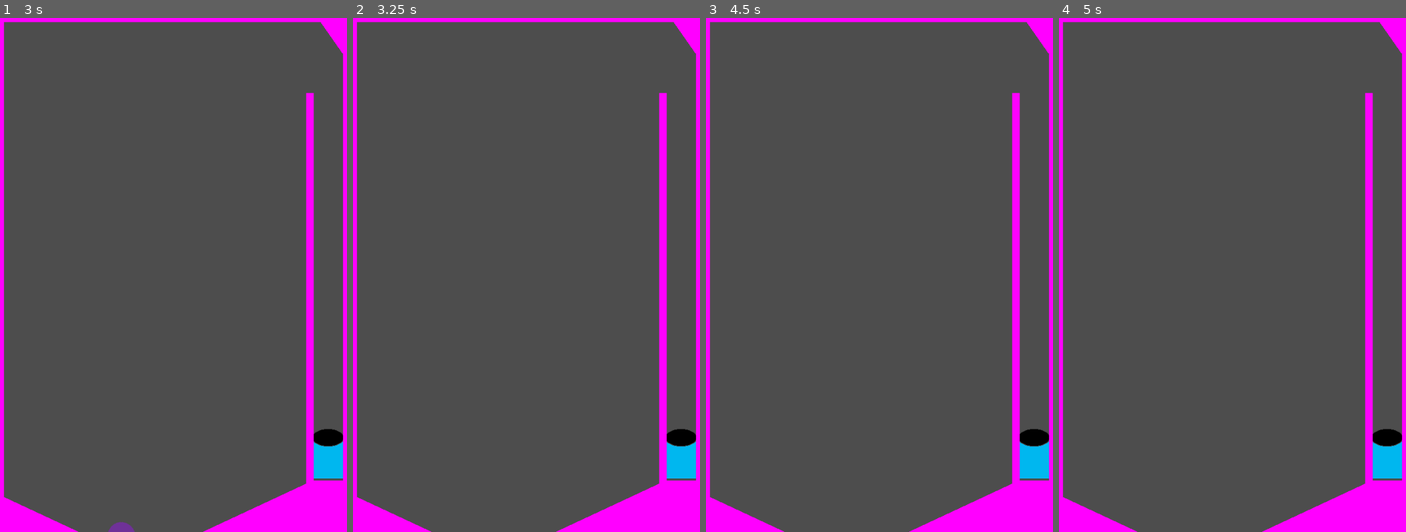
Above: before the commit, frames 1-4 (left to right).
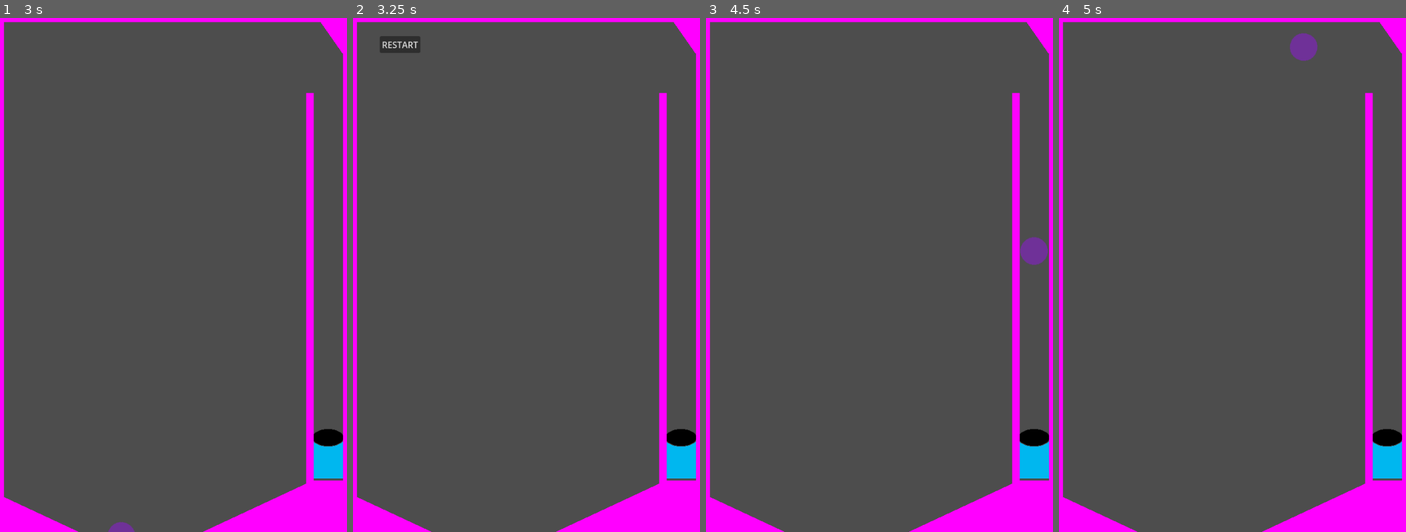
Above: after the commit, the same moments.

Repository: bsu-cs315/fp-team1-pinball
Game: Godot game, scene res://world/world.tscn
Same seed, same stepped clock (60 frames per second), same inputs: the game is played once before the commit and once after it.
Inputs (mouse positions are in pixels of both pictures, inside the frame that each line leads up to):
- Up to frame 1 (3 s): tap Enter at 0.5 s; tap Space (launch) every 0.75 s from 0.6 to 2.85 s
- Up to frame 2 (3.25 s): no input
- Up to frame 3 (4.5 s): click (754, 43) at 3.5 s, where only the run after the commit has a clickable "RESTART"; tap Space (launch) at 4.25, 4.35 s
- Up to frame 4 (5 s): no input

Frame 1 is identical in both runs. In frame 2, 0.3% of the frame differs, in the area x 7-20%, y 3-7%; in frame 3, 0.3%, in the area x 90-99%, y 42-49%; in frame 4, 0.3%.

Commit message:
Add a restart button to the game
When the game is over, the button appears, when hit it resets the game

Diff:
--- a/project/GameOver/game_over.gd
+++ /dev/null
@@ -1,6 +0,0 @@
-extends CanvasLayer
-
-signal restart
-
-func _on_restart_button_pressed() -> void:
-	restart.emit()
--- a/project/GameOver/game_over.tscn
+++ /dev/null
@@ -1,15 +0,0 @@
-[gd_scene load_steps=2 format=3 uid="uid://beylwdakigcmm"]
-
-[ext_resource type="Script" path="res://GameOver/game_over.gd" id="1_4any4"]
-
-[node name="GameOver" type="CanvasLayer"]
-script = ExtResource("1_4any4")
-
-[node name="RestartButton" type="Button" parent="."]
-offset_right = 8.0
-offset_bottom = 8.0
-size_flags_horizontal = 4
-size_flags_vertical = 4
-text = "Restart Game"
-
-[connection signal="pressed" from="RestartButton" to="." method="_on_restart_button_pressed"]
--- a/project/launcher/launcher.gd
+++ b/project/launcher/launcher.gd
@@ -1,11 +1,12 @@
 extends Node2D
+
+signal game_over
 
 @export var power := 2000.
 var _current_ball : RigidBody2D = null
 var _balls_left := 1
 
 func _process(_delta: float) -> void:
-
 	if Input.is_action_just_pressed("launch") and _balls_left > 0:
 		if _current_ball == null:
 			var impulse := Vector2(0,-1) * power
@@ -14,3 +15,6 @@
 			_balls_left -= 1
 			_current_ball.global_position = global_position
 			_current_ball.apply_impulse(impulse)
+
+	if _balls_left == 0 and _current_ball == null:
+		game_over.emit()
--- a/project/world/world.gd
+++ b/project/world/world.gd
@@ -1,8 +1,12 @@
 extends Node2D
-
 
 func _on_ball_kill_zone_body_entered(_body: Node2D) -> void:
 	_body.queue_free()
 
-func _ready():
-	$GameOver/RestartButton.hide()
+
+func _on_button_pressed() -> void:
+	get_tree().change_scene_to_file("res://world/world.tscn")
+
+
+func _on_launcher_game_over() -> void:
+	$RestartButton.show()
--- a/project/world/world.tscn
+++ b/project/world/world.tscn
@@ -1,8 +1,7 @@
-[gd_scene load_steps=14 format=3 uid="uid://c8yur30t2p2yo"]
+[gd_scene load_steps=13 format=3 uid="uid://c8yur30t2p2yo"]
 
 [ext_resource type="Script" path="res://world/world.gd" id="1_gtqkf"]
 [ext_resource type="PackedScene" uid="uid://bh7hvwo0kc42s" path="res://launcher/launcher.tscn" id="1_ijd6e"]
-[ext_resource type="PackedScene" uid="uid://beylwdakigcmm" path="res://GameOver/game_over.tscn" id="3_al030"]
 
 [sub_resource type="PhysicsMaterial" id="PhysicsMaterial_i55ga"]
 
@@ -145,6 +144,14 @@
 [node name="CollisionShape2D" type="CollisionShape2D" parent="BallKillZone"]
 shape = SubResource("RectangleShape2D_21ahr")
 
-[node name="GameOver" parent="." instance=ExtResource("3_al030")]
+[node name="RestartButton" type="Button" parent="."]
+visible = false
+offset_left = 53.0
+offset_top = 36.0
+offset_right = 128.0
+offset_bottom = 67.0
+text = "RESTART"
 
+[connection signal="game_over" from="Launcher" to="." method="_on_launcher_game_over"]
 [connection signal="body_entered" from="BallKillZone" to="." method="_on_ball_kill_zone_body_entered"]
+[connection signal="pressed" from="RestartButton" to="." method="_on_button_pressed"]
